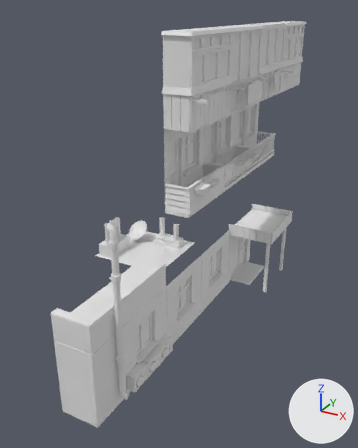
What one commit did to the glTF model public/objects/window.glb.
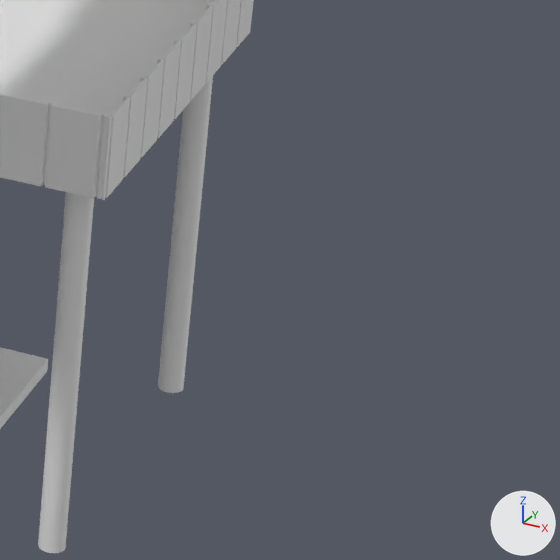
The first picture shows the older version from a 50 mm lens placed at (8.25, -12.47, 12.69), pointed at (-0.88, 4.13, 4.39). The close-ups show both versions on the part from 72% to 93% of the width and 48% to 65% of the height of that picture; other places that the commit changed are outside them. The axes (+X, +Y, +Z) are drawn at lower right. The lights are the same throughout. Vertices at the same position are counted once.

The first close-up shows 'Door_0'.
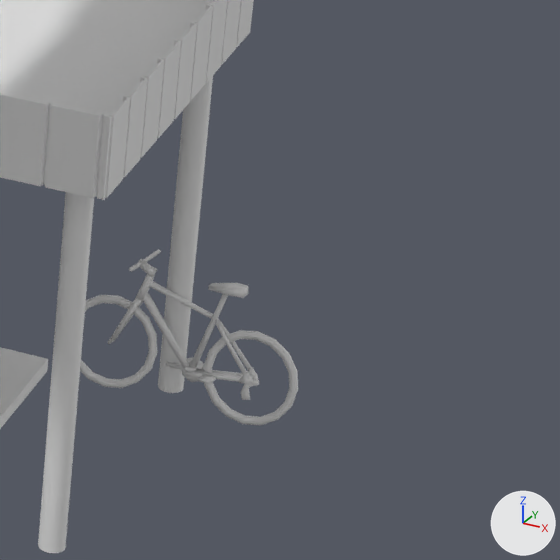
The change, as a diff of the scene's bpy script:
```diff
--- a/public/objects/window.glb.py
+++ b/public/objects/window.glb.py
@@ me_plane_018 @@
 # used by ob_door_0; location = (0.0, 9.0, 0.0)
-me_plane_018.from_pydata(...)  # 1035 vertices, 1858 faces; spans x -0.29..2.11, y -1.51..1.51, z 0.0..3.27
+me_plane_018.from_pydata(...)  # 1543 vertices, 2778 faces; spans x -0.29..2.82, y -1.51..1.51, z 0.0..3.27
+# me_plane_018 part 1: 508 vertices added at x 1.11..2.82, y 0.86..1.45, z 0.0..1.04
```

Location of each change, [x1, y1, x2, y2] in pixels of the close-ups (560 x 560 px):
'Door_0', reshaped: before [0, 0, 254, 553]; after [0, 0, 298, 553]
part 1 of me_plane_018, added: after [80, 249, 298, 425]
